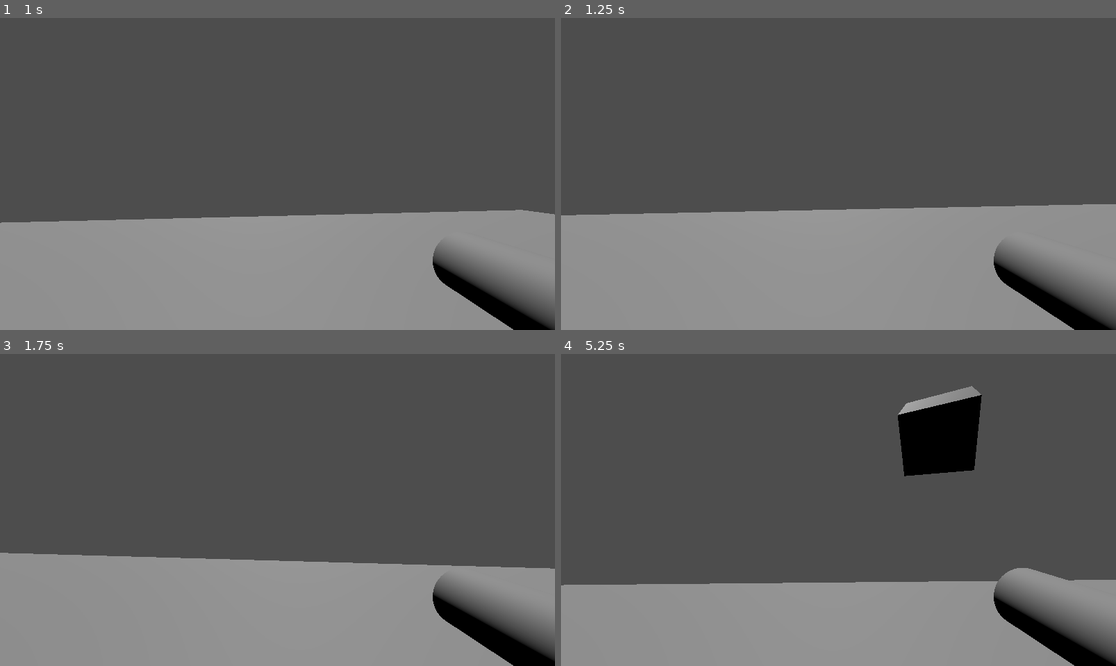
Above: before the commit, frames 1-4 (two rows, left to right).
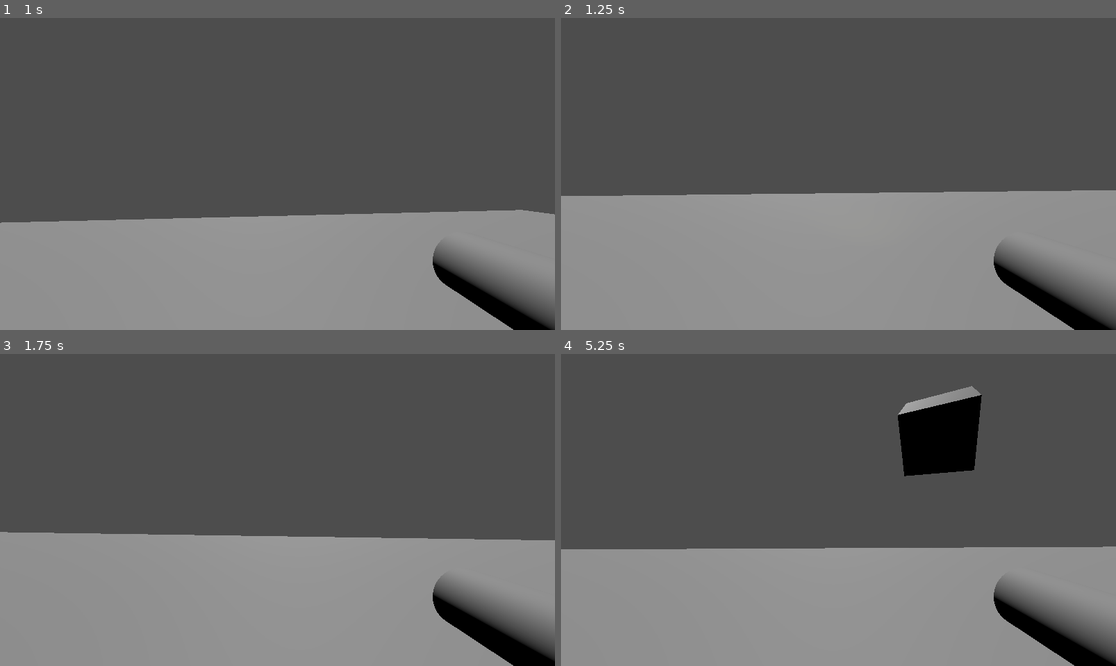
Above: after the commit, the same moments.

Repository: Esoteric-Edge-Games/Dont_Go_Back_2-
Game: Godot game, scene res://scenes/node_3d.tscn
Same seed, same stepped clock (60 frames per second), same inputs: the game is played once before the commit and once after it.
Inputs (mouse positions are in pixels of both pictures, inside the frame that each line leads up to):
- Up to frame 1 (1 s): tap Enter at 0.5 s; move the mouse to (305, 174) at 0.52 s; hold W (Move_Forward) from 0.53 s (still down); hold Shift (Sprint) from 0.53 s (still down)
- Up to frame 2 (1.25 s): keep holding W (Move_Forward); keep holding Shift (Sprint)
- Up to frame 3 (1.75 s): keep holding W (Move_Forward); move the mouse to (249, 510) at 1.27 s; release Shift (Sprint) at 1.28 s; tap F (toggle_flashlight) at 1.35 s
- Up to frame 4 (5.25 s): keep holding W (Move_Forward); move the mouse to (849, 503) at 2.02 s; hold Shift (Sprint) 2.03-2.78 s; move the mouse to (832, 516) at 2.77 s; tap F (toggle_flashlight) at 2.85, 4.35 s; move the mouse to (877, 513) at 3.52 s; hold Shift (Sprint) 3.53-4.28 s; move the mouse to (794, 506) at 4.27 s; move the mouse to (844, 510) at 5.02 s; hold Shift (Sprint) from 5.03 s (still down)

Frame 1 is identical in both runs. In frame 2, 5.3% of the frame differs, in the area x 0-100%, y 55-64%; in frame 3, 7.8%; in frame 4, 11%, in the area x 0-100%, y 61-75%.

Commit message:
Delete watcher.gd

Diff:
--- a/Scripts/enemy_scripts/Watcher.gd
+++ /dev/null
@@ -1,97 +0,0 @@
-extends StaticBody3D
-class_name watcher
-
-#Variables y constancias que hacen que el enemigo "Watcher" spawnee
-@onready var cameraPlayer = $"../Player/Node3D/Camera3D"
-@onready var player = $"../Player"
-
-var watcherAppears = false
-var player_looking_watcher = false
-var player_not_looking_watcher = false
-
-const ENEMY_DURATION = 3.0
-var enemyTimer = ENEMY_DURATION
-var timeNotLookedAt = 0.0
-const NOT_LOOK_THRESHOLD = 3.0
-
-var orbit_angle = 0.0  # Radianes
-var orbit_speed = 1.0 # rotation velocity
-var orbit_radius = 5.0  # how far orbit the player
-
-
-func _physics_process(delta):
-	# this code make the watcher orbit the player
-	orbit_angle += orbit_speed * delta
-	var playerPosition = player.global_transform.origin
-	var x = cos(orbit_angle) * orbit_radius
-	var z = sin(orbit_angle) * orbit_radius
-	var enemy_pos = player.global_transform.origin + Vector3(x, 2.5, z)
-	# Movimiento suave hacia la nueva posición
-	global_transform.origin = global_transform.origin.lerp(enemy_pos, delta * 5.0)
-	# the watcher looks the player
-	look_at(playerPosition, Vector3.UP)
-
-	# this code make when the watcher spawn, appears in front of the player
-	var camera_forward = -cameraPlayer.global_transform.basis.z.normalized()
-	var to_enemy = (global_transform.origin - cameraPlayer.global_transform.origin).normalized()
-	var dot_value = camera_forward.dot(to_enemy)
-	if dot_value > 0.95:
-		player_looking_watcher = true
-
-	if player_looking_watcher:
-		player_is_looking_at_watcher(delta)
-
-	else:
-		player_not_looking_watcher = true
-
-	if player_not_looking_watcher:
-		player_is_not_looking_at_watcher(delta)
-
-	if enemyTimer <= 0.0:
-		print("Watcher kills the player")
-
-	if timeNotLookedAt >= NOT_LOOK_THRESHOLD:
-		enemy_dissapear()
-
-	if watcherAppears:
-		dragg_camera(delta)
-
-func dragg_camera(delta):
-	#This code make the camera dragg to the watcher
-	cameraPlayer.focus_on_watcher(self)
-
-func watcher_is_in_front_of_the_player():
-	watcherAppears = true
-	enemyTimer = ENEMY_DURATION
-	timeNotLookedAt = 0.0
-
-func enemy_dissapear():
-	print("Enemy disappears because player did not look")
-	restore_vars()
-
-func player_is_looking_at_watcher(delta):
-	# If the player is looking the Watcher and the "enemyTimer" is equals 0.0, the player will die
-	enemyTimer -= delta
-	timeNotLookedAt = 0.0
-	print("Player looking at enemy. Time until kill: ", enemyTimer)
-
-func player_is_not_looking_at_watcher(delta):
-	# if the player is dont looking the watcher, the watcher will disappear
-	timeNotLookedAt += delta
-	print("Player not looking at enemy for: ", timeNotLookedAt, " seconds")
-
-func restore_vars():
-	# this restore the variables for a future spawn of the watcher
-	enemyTimer = ENEMY_DURATION
-	timeNotLookedAt = 0.0
-	global_transform.origin = Vector3(9999, 9999, 0)
-	cameraPlayer.unfocus_on_watcher()
-	watcherAppears = false
-	player_looking_watcher = false
-	player_not_looking_watcher = false
-
-func _ready():
-	Global.register_enemy(self)
-
-func spawn_enemy():
-	pass
--- a/scenes/node_3d.tscn
+++ b/scenes/node_3d.tscn
@@ -1,15 +1,51 @@
-[gd_scene load_steps=15 format=3 uid="uid://dqgm20jm1doap"]
+[gd_scene load_steps=17 format=3 uid="uid://dqgm20jm1doap"]
 
 [ext_resource type="Script" uid="uid://dr4kirflru27g" path="res://Scripts/main_game.gd" id="1_ns6u7"]
 [ext_resource type="Script" uid="uid://debe6m436sgay" path="res://Scripts/player.gd" id="2_a6664"]
-[ext_resource type="Script" uid="uid://gyjgknk41w1k" path="res://Scripts/enemy_scripts/enemy_0.gd" id="3_5t4e2"]
 [ext_resource type="Script" uid="uid://txsqnuh3i66c" path="res://Scripts/spot_light_3d.gd" id="3_10v3s"]
 [ext_resource type="Script" uid="uid://cq4n44d8x82ak" path="res://Scripts/enemy_scripts/enemy_1.gd" id="4_xvgsr"]
 [ext_resource type="Script" uid="uid://eyny7ktdunqt" path="res://Scripts/enemy_scripts/enemy_2.gd" id="5_oqwcg"]
 
 [sub_resource type="CapsuleMesh" id="CapsuleMesh_noarx"]
 
+[sub_resource type="GDScript" id="GDScript_a202f"]
+script/source = "extends Camera3D
+
+@onready var head = $\"..\"
+@onready var camera = $\".\"
+var original_rotation = null
+var look_at_enemy_watcher = false
+var enemy_ref = null
+var look_strength = 0.15
+
+func focus_on_watcher(watcher_node):
+	look_at_enemy_watcher = true
+	enemy_ref = watcher_node
+	original_rotation = rotation
+
+
+func _process(delta):
+	if camera.look_at_enemy_watcher and is_instance_valid(camera.enemy_ref):
+		var to_enemy = (camera.enemy_ref.global_transform.origin - head.global_transform.origin).normalized()
+		var current_basis = head.global_transform.basis
+		var target_basis = Transform3D().looking_at(to_enemy, Vector3.UP).basis
+		head.global_transform.basis = current_basis.slerp(target_basis, look_strength)
+
+
+func unfocus_on_watcher():
+	look_at_enemy_watcher = false
+	enemy_ref = null
+"
+
+[sub_resource type="CylinderMesh" id="CylinderMesh_oqwcg"]
+top_radius = 0.05
+bottom_radius = 0.05
+height = 0.4
+
 [sub_resource type="CapsuleShape3D" id="CapsuleShape3D_a0tk4"]
+margin = 0.187
+radius = 0.2
+height = 0.48
 
 [sub_resource type="GDScript" id="GDScript_t3l2h"]
 script/source = "extends Node3D
@@ -32,49 +68,110 @@
 		rotation = rotation.slerp(default_rotation.get_euler(), delta * rotation_speed)
 "
 
-[sub_resource type="GDScript" id="GDScript_a202f"]
-script/source = "extends Camera3D
-
-@onready var head = $\"..\"
-@onready var camera = $\".\"
-var original_rotation = null
-var look_at_enemy_watcher = false
-var enemy_ref = null
-var look_strength = 0.15
-
-func focus_on_watcher(watcher_node):
-	look_at_enemy_watcher = true
-	enemy_ref = watcher_node
-	original_rotation = rotation
-
-
-func _process(delta):
-	if camera.look_at_enemy_watcher and is_instance_valid(camera.enemy_ref):
-		var to_enemy = (camera.enemy_ref.global_transform.origin - head.global_transform.origin).normalized()
-		var current_basis = head.global_transform.basis
-		var target_basis = Transform3D().looking_at(to_enemy, Vector3.UP).basis
-		head.global_transform.basis = current_basis.slerp(target_basis, look_strength)
-
-
-func unfocus_on_watcher():
-	look_at_enemy_watcher = false
-	enemy_ref = null
+[sub_resource type="PhysicsMaterial" id="PhysicsMaterial_a202f"]
+
+[sub_resource type="BoxShape3D" id="BoxShape3D_a202f"]
+
+[sub_resource type="PlaneMesh" id="PlaneMesh_noarx"]
+
+[sub_resource type="GDScript" id="GDScript_a8auw"]
+script/source = "extends StaticBody3D
+
+#Variables y constancias que hacen que el enemigo \"Watcher\" spawnee
+@onready var cameraPlayer = $\"../Player/Node3D/Camera3D\"
+@onready var player = $\"../Player\"
+
+var watcherAppears = false
+var player_looking_watcher = false
+var player_not_looking_watcher = false
+
+const ENEMY_DURATION = 3.0
+var enemyTimer = ENEMY_DURATION
+var timeNotLookedAt = 0.0
+const NOT_LOOK_THRESHOLD = 3.0
+
+var orbit_angle = 0.0  # Radianes
+var orbit_speed = 1.0 # rotation velocity
+var orbit_radius = 5.0  # how far orbit the player
+
+
+func _physics_process(delta):
+	# this code make the watcher orbit the player
+	orbit_angle += orbit_speed * delta
+	var playerPosition = player.global_transform.origin
+	var x = cos(orbit_angle) * orbit_radius
+	var z = sin(orbit_angle) * orbit_radius
+	var enemy_pos = player.global_transform.origin + Vector3(x, 2.5, z)
+	# Movimiento suave hacia la nueva posición
+	global_transform.origin = global_transform.origin.lerp(enemy_pos, delta * 5.0)
+	# the watcher looks the player
+	look_at(playerPosition, Vector3.UP)
+
+	# this code make when the watcher spawn, appears in front of the player
+	var camera_forward = -cameraPlayer.global_transform.basis.z.normalized()
+	var to_enemy = (global_transform.origin - cameraPlayer.global_transform.origin).normalized()
+	var dot_value = camera_forward.dot(to_enemy)
+	if dot_value > 0.95:
+		player_looking_watcher = true
+
+	if player_looking_watcher:
+		player_is_looking_at_watcher(delta)
+
+	else:
+		player_not_looking_watcher = true
+
+	if player_not_looking_watcher:
+		player_is_not_looking_at_watcher(delta)
+
+	if enemyTimer <= 0.0:
+		print(\"Watcher kills the player\")
+
+	if timeNotLookedAt >= NOT_LOOK_THRESHOLD:
+		enemy_dissapear()
+
+	if watcherAppears:
+		dragg_camera(delta)
+
+func dragg_camera(delta):
+	#This code make the camera dragg to the watcher
+	cameraPlayer.focus_on_watcher(self)
+
+func watcher_is_in_front_of_the_player():
+	watcherAppears = true
+	enemyTimer = ENEMY_DURATION
+	timeNotLookedAt = 0.0
+
+func enemy_dissapear():
+	print(\"Enemy disappears because player did not look\")
+	restore_vars()
+
+func player_is_looking_at_watcher(delta):
+	# If the player is looking the Watcher and the \"enemyTimer\" is equals 0.0, the player will die
+	enemyTimer -= delta
+	timeNotLookedAt = 0.0
+	print(\"Player looking at enemy. Time until kill: \", enemyTimer)
+
+func player_is_not_looking_at_watcher(delta):
+	# if the player is dont looking the watcher, the watcher will disappear
+	timeNotLookedAt += delta
+	print(\"Player not looking at enemy for: \", timeNotLookedAt, \" seconds\")
+
+func restore_vars():
+	# this restore the variables for a future spawn of the watcher
+	enemyTimer = ENEMY_DURATION
+	timeNotLookedAt = 0.0
+	global_transform.origin = Vector3(9999, 9999, 0)
+	cameraPlayer.unfocus_on_watcher()
+	watcherAppears = false
+	player_looking_watcher = false
+	player_not_looking_watcher = false
+
+func _ready():
+	Global.register_enemy(self)
+
+func spawn_enemy():
+	pass
 "
-[sub_resource type="CylinderMesh" id="CylinderMesh_oqwcg"]
-top_radius = 0.05
-bottom_radius = 0.05
-height = 0.4
-
-[sub_resource type="CapsuleShape3D" id="CapsuleShape3D_a0tk4"]
-margin = 0.187
-radius = 0.2
-height = 0.48
-
-[sub_resource type="PhysicsMaterial" id="PhysicsMaterial_a202f"]
-
-[sub_resource type="BoxShape3D" id="BoxShape3D_a202f"]
-
-[sub_resource type="PlaneMesh" id="PlaneMesh_noarx"]
 
 [sub_resource type="BoxMesh" id="BoxMesh_xvgsr"]
 
@@ -138,7 +235,7 @@
 
 [node name="Watcher" type="StaticBody3D" parent="."]
 transform = Transform3D(1, 0, 0, 0, 1, 0, 0, 0, 1, -6.98239, 5.94797, 3.80552)
-script = ExtResource("3_5t4e2")
+script = SubResource("GDScript_a8auw")
 
 [node name="MeshInstance3D" type="MeshInstance3D" parent="Watcher"]
 mesh = SubResource("BoxMesh_xvgsr")
Not shown, removed: Scripts/enemy_scripts/Watcher.gd.uid
